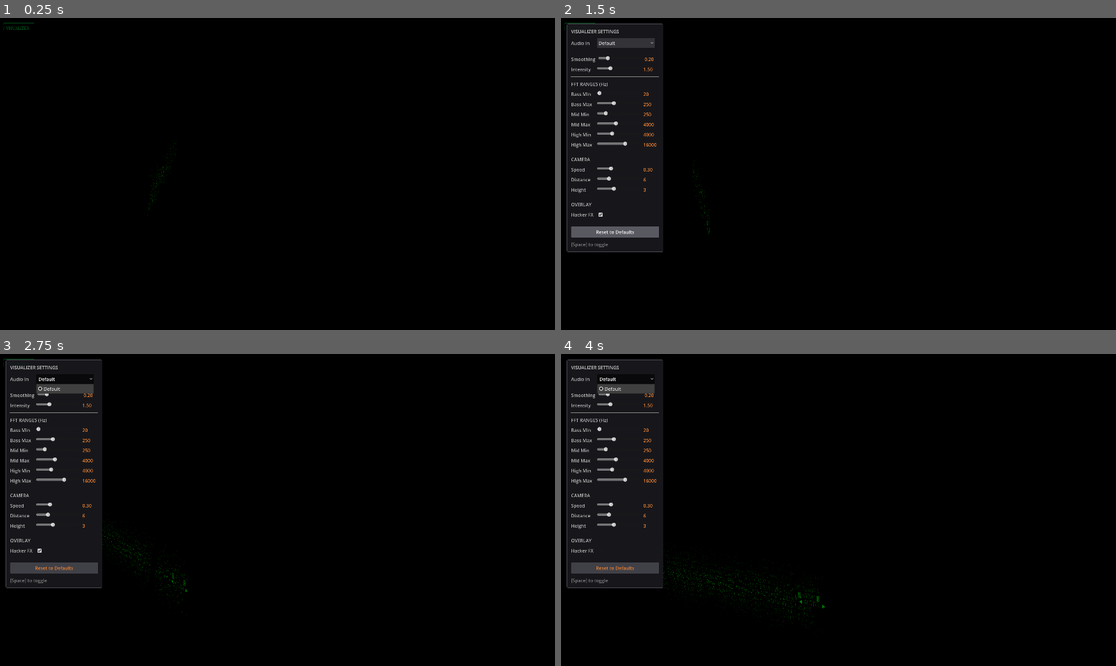
Above: before the commit, frames 1-4 (two rows, left to right).
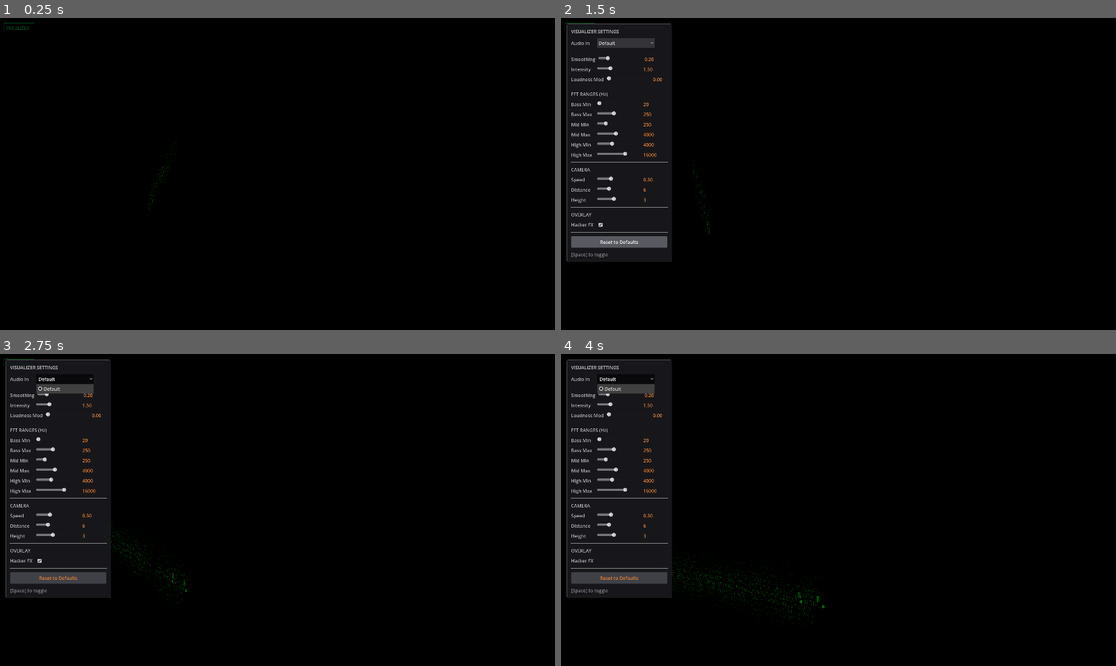
Above: after the commit, the same moments.

Repository: mralex/GodotVisualizerHacks
Game: Godot game, scene res://Main.tscn
The game is run twice, just before and just after one commit, with the same random seed, the same clock (stepped at 60 frames per second) and the same inputs.
Inputs (mouse positions are in pixels of both pictures, inside the frame that each line leads up to; where the layout moved, square brackets give the same spot in the first picture):
- Up to frame 1 (0.25 s): no input
- Up to frame 2 (1.5 s): tap Enter at 0.5 s; tap Space at 0.77 s; click "Reset to Defaults" at 1.25 s
- Up to frame 3 (2.75 s): click "Default" at 2 s
- Up to frame 4 (4 s): click (599, 559) [599, 550] at 2.75 s; click "Default" at 3.5 s

The runs differ from the first frame. In frame 2, 3.6% of the frame differs, in the area x 1-20%, y 1-79%; in frame 3, 3.5%; in frame 4, 3.5%.

Commit message:
Allow loudness of audio to modulate the intensity

Diff:
--- a/Main.tscn
+++ b/Main.tscn
@@ -41,7 +41,6 @@
 
 [node name="AudioVisualizer" type="Node3D" parent="." unique_id=879157685]
 script = ExtResource("1_visualizer")
-intensity = 2.4
 
 [node name="WorldEnvironment" type="WorldEnvironment" parent="." unique_id=64137800]
 environment = SubResource("Environment_world")
--- a/Scripts/AudioAnalyzer.gd
+++ b/Scripts/AudioAnalyzer.gd
@@ -13,9 +13,11 @@
 var mid_energy: float = 0.0
 var high_energy: float = 0.0
 var total_energy: float = 0.0
+var loudness: float = 0.0
 
 @export var smoothing: float = 0.2
 @export var intensity: float = 1.5
+@export var loudness_modulation: float = 0.0  # How much loudness affects intensity
 
 # FFT frequency ranges (Hz)
 var bass_min: float = 20.0
@@ -28,6 +30,7 @@
 # Defaults
 const DEFAULT_SMOOTHING: float = 0.2
 const DEFAULT_INTENSITY: float = 1.5
+const DEFAULT_LOUDNESS_MODULATION: float = 0.0
 const DEFAULT_BASS_MIN: float = 20.0
 const DEFAULT_BASS_MAX: float = 250.0
 const DEFAULT_MID_MIN: float = 250.0
@@ -55,7 +58,7 @@
 	if effect_idx == -1:
 		var analyzer = AudioEffectSpectrumAnalyzer.new()
 		analyzer.buffer_length = 0.1
-		analyzer.fft_size = AudioEffectSpectrumAnalyzer.FFT_SIZE_2048
+		analyzer.fft_size = AudioEffectSpectrumAnalyzer.FFT_SIZE_256
 		AudioServer.add_bus_effect(bus_idx, analyzer)
 		effect_idx = AudioServer.get_bus_effect_count(bus_idx) - 1
 
@@ -75,9 +78,16 @@
 	var mid_raw = get_frequency_range_energy(mid_min, mid_max)
 	var high_raw = get_frequency_range_energy(high_min, high_max)
 
-	bass_energy = lerp(bass_energy, bass_raw * intensity, smoothing)
-	mid_energy = lerp(mid_energy, mid_raw * intensity, smoothing)
-	high_energy = lerp(high_energy, high_raw * intensity, smoothing)
+	# Simple loudness: RMS of raw energies
+	var raw_loudness = sqrt((bass_raw * bass_raw + mid_raw * mid_raw + high_raw * high_raw) / 3.0)
+	loudness = lerp(loudness, raw_loudness, smoothing)
+
+	# Apply loudness modulation to intensity (additive on top of base)
+	var effective_intensity = intensity + loudness * loudness_modulation
+
+	bass_energy = lerp(bass_energy, bass_raw * effective_intensity, smoothing)
+	mid_energy = lerp(mid_energy, mid_raw * effective_intensity, smoothing)
+	high_energy = lerp(high_energy, high_raw * effective_intensity, smoothing)
 	total_energy = (bass_energy + mid_energy + high_energy) / 3.0
 
 	energy_updated.emit(bass_energy, mid_energy, high_energy, total_energy)
@@ -90,6 +100,7 @@
 func reset_to_defaults() -> void:
 	smoothing = DEFAULT_SMOOTHING
 	intensity = DEFAULT_INTENSITY
+	loudness_modulation = DEFAULT_LOUDNESS_MODULATION
 	bass_min = DEFAULT_BASS_MIN
 	bass_max = DEFAULT_BASS_MAX
 	mid_min = DEFAULT_MID_MIN
--- a/Scripts/VisualizerGUI.gd
+++ b/Scripts/VisualizerGUI.gd
@@ -59,6 +59,7 @@
 	# Audio sliders
 	vbox.add_child(create_slider("smoothing", "Smoothing", audio_analyzer.smoothing, 0.01, 1.0, func(val): audio_analyzer.smoothing = val))
 	vbox.add_child(create_slider("intensity", "Intensity", audio_analyzer.intensity, 0.1, 5.0, func(val): audio_analyzer.intensity = val))
+	vbox.add_child(create_slider("loudness_mod", "Loudness Mod", audio_analyzer.loudness_modulation, 0.0, 2.0, func(val): audio_analyzer.loudness_modulation = val))
 
 	vbox.add_child(HSeparator.new())
 
@@ -219,6 +220,7 @@
 	var defaults = {
 		"smoothing": AudioAnalyzer.DEFAULT_SMOOTHING,
 		"intensity": AudioAnalyzer.DEFAULT_INTENSITY,
+		"loudness_mod": AudioAnalyzer.DEFAULT_LOUDNESS_MODULATION,
 		"bass_min": AudioAnalyzer.DEFAULT_BASS_MIN,
 		"bass_max": AudioAnalyzer.DEFAULT_BASS_MAX,
 		"mid_min": AudioAnalyzer.DEFAULT_MID_MIN,
--- a/Shaders/abstract_mid_shader.gdshader
+++ b/Shaders/abstract_mid_shader.gdshader
@@ -8,8 +8,8 @@
 	vec3 pos = VERTEX;
 
 	// Spiral deformation
-	float angle = atan(pos.x, pos.z);
 	float dist = length(pos.xz);
+	float angle = atan(pos.x, pos.z + 0.0001); // Prevent atan(0,0) undefined behavior
 	float spiral = angle + dist * (2.0 + energy * 3.0) + time * 2.0;
 
 	pos.x = cos(spiral) * dist;
--- a/Shaders/high_shader.gdshader
+++ b/Shaders/high_shader.gdshader
@@ -16,7 +16,7 @@
 	float sparkle1 = sin(UV.x * 30.0 + time * 10.0) * sin(UV.y * 30.0 + time * 8.0);
 	float sparkle2 = sin(UV.x * 20.0 - time * 12.0) * sin(UV.y * 25.0 - time * 9.0);
 	float sparkle = max(sparkle1, sparkle2) * 0.5 + 0.5;
-	sparkle = pow(sparkle, 4.0 - energy * 2.0);
+	sparkle = pow(max(sparkle, 0.0), 4.0 - energy * 2.0);
 
 	// Strong fresnel for glowing edge
 	float fresnel = pow(1.0 - abs(dot(NORMAL, VIEW)), 2.0);
--- a/Shaders/mid_shader.gdshader
+++ b/Shaders/mid_shader.gdshader
@@ -11,7 +11,7 @@
 	float hue = fract(hue_shift * 0.1 + UV.x * 0.2);
 
 	// HSV to RGB conversion
-	vec3 color;
+	vec3 color = vec3(0.0);
 	float h = hue * 6.0;
 	float c = 0.8;
 	float x = c * (1.0 - abs(mod(h, 2.0) - 1.0));
--- a/default_bus_layout.tres
+++ b/default_bus_layout.tres
@@ -8,9 +8,10 @@
 fft_size = 3
 
 [resource]
+bus/0/mute = true
 bus/1/name = &"Record"
 bus/1/solo = false
-bus/1/mute = false
+bus/1/mute = true
 bus/1/bypass_fx = false
 bus/1/volume_db = 0.0
 bus/1/send = &"Master"
--- a/project.godot
+++ b/project.godot
@@ -32,5 +32,4 @@
 [rendering]
 
 rendering_device/driver.windows="d3d12"
-anti_aliasing/quality/msaa_3d=2
 anti_aliasing/quality/screen_space_aa=1
Not shown: 1 places in Main.tscn that only renumber resources
